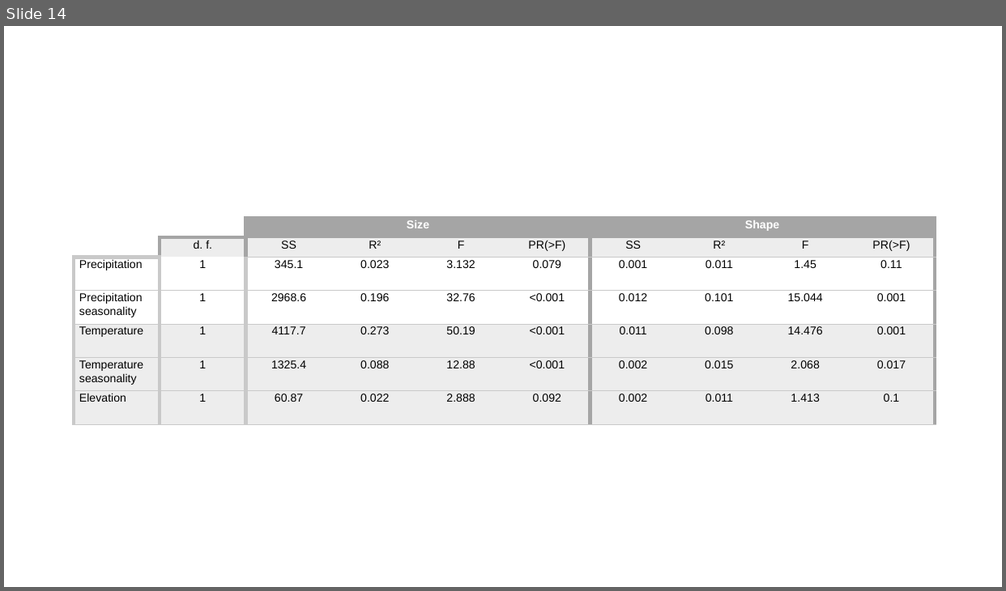
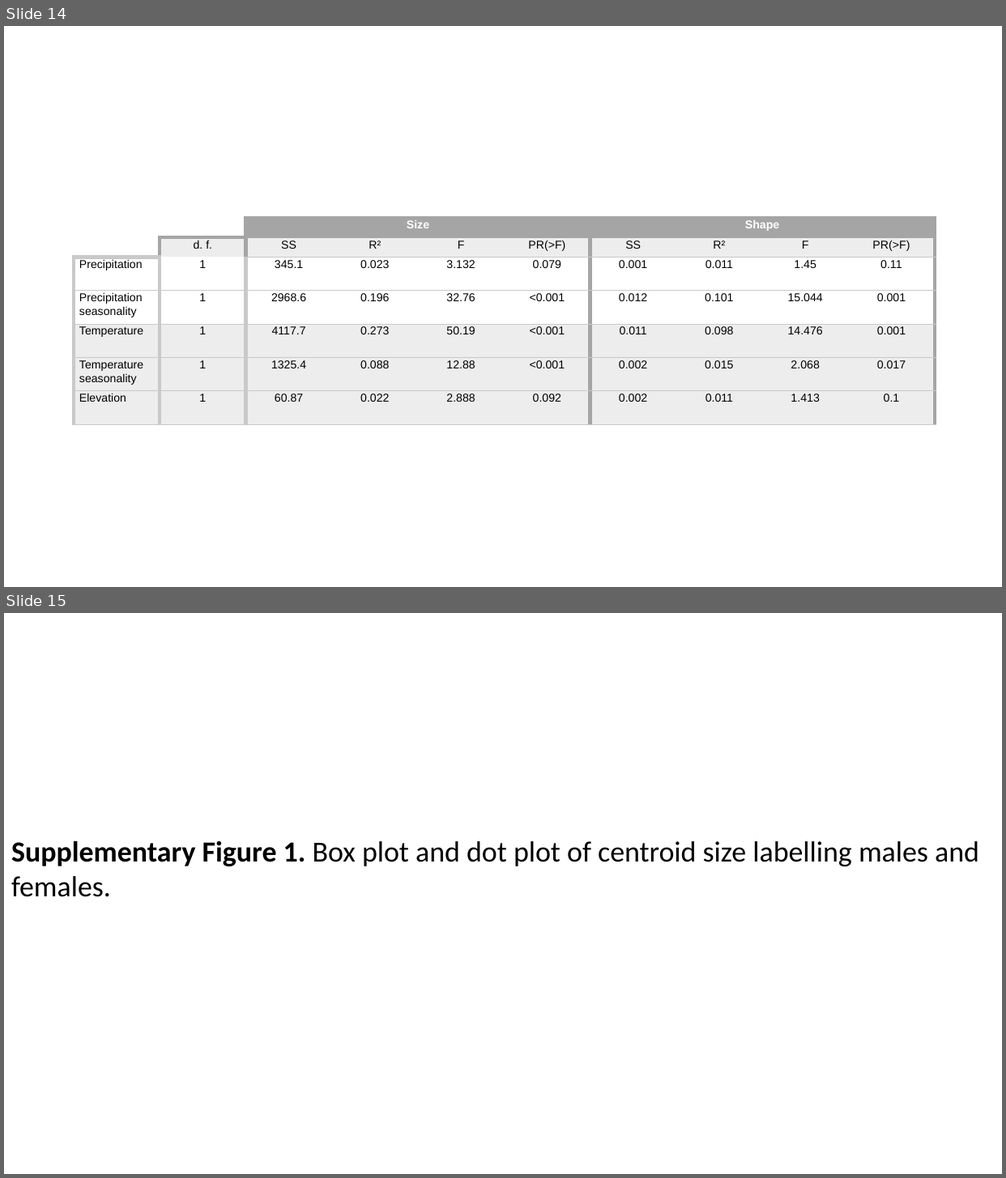
Before and after one commit to pietroviama/Viacavaetal_Antechinus, a slide deck: Figures/Antechinus_figures.pptx. Shown one above the other, each under a label of ours: slide 14 before the commit, slides 14 and 15 after it. The pictures are 1006x591 and 1006x1178 pixels, drawn with LibreOffice and Linux fonts; fonts in the diff are those of the drawing. Boxes give left, top, right and bottom in pixels: in the first picture for what was removed or moved away, otherwise in the second. Text is boxed around its words. In the diff, an @@ line names an element or a change of style, - is before the commit and + after.

```diff
--- a/Figures/Antechinus_figures.pptx
+++ b/Figures/Antechinus_figures.pptx
@@ slide 15 added at box(4, 613, 1002, 1174), background #FFFFFF @@
@@ text added at box(11, 841, 979, 897), 28 pt, text #000000 @@
+Supplementary Figure 1. Box plot and dot plot of centroid size labelling males and females.
```
Also in this commit, not shown: 3 other slides added, 3 other files.
